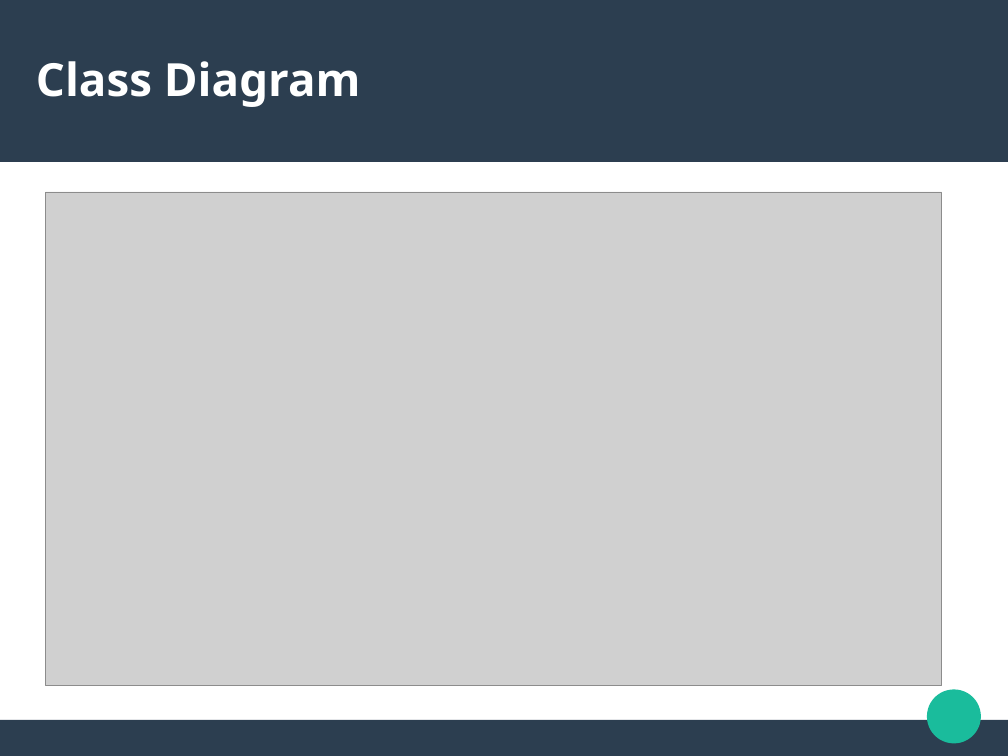
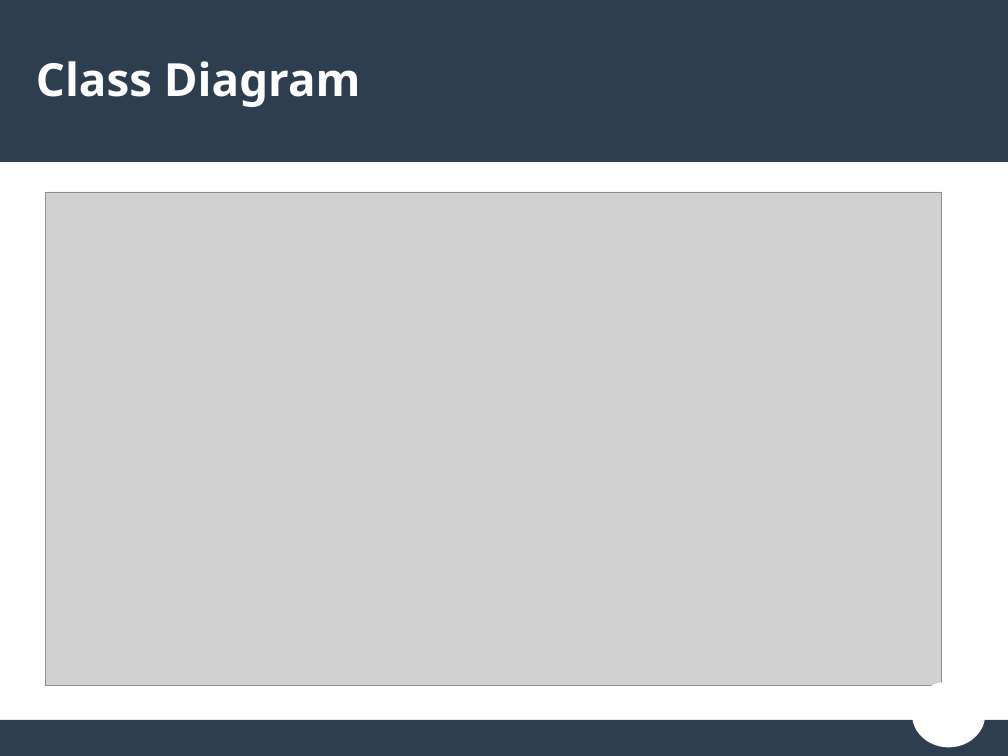
Before and after one commit to YoussifAssem/Parallel-Programming, a slide deck: slide 8 of Presentation/Presentation.pptx. Drawn at 1008x756 pixels with LibreOffice and Linux fonts; fonts in the diff are those of the drawing; grey boxes stand for pictures. Boxes give left, top, right and bottom in pixels: in the first picture for what was removed or moved away, otherwise in the second. Text is boxed around its words. In the diff, an @@ line names an element or a change of style, - is before the commit and + after.

```diff
--- a/Presentation/Presentation.pptx
+++ b/Presentation/Presentation.pptx
@@ ellipse added at (x1=914, y1=683, x2=984, y2=746), fill #FFFFFF, outline #FFFFFF 2 pt @@
```
Also in this commit, not shown: 7 other slides changed, 3 slides added, 1 slide removed.
